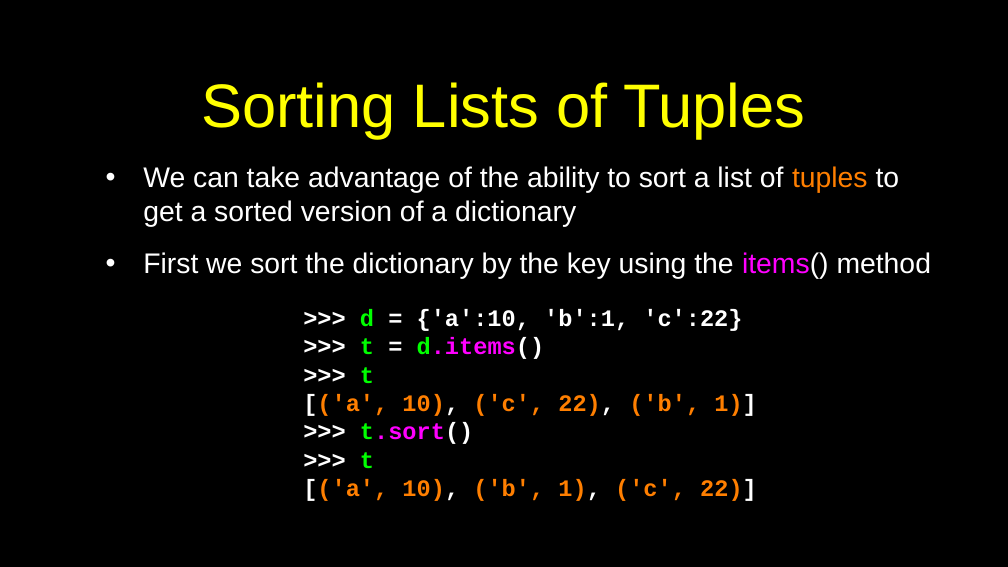
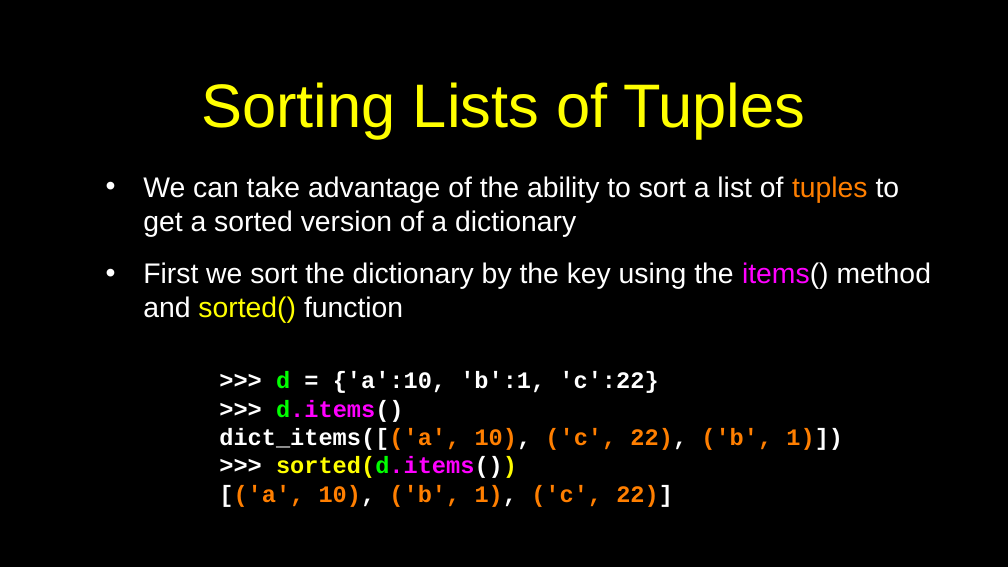
Before and after one commit to csev/py4e, a slide deck: slide 10 of lectures3/Pythonlearn-10-Tuples.pptx. Drawn at 1008x567 pixels with LibreOffice and Linux fonts; fonts in the diff are those of the drawing. Boxes give left, top, right and bottom in pixels: in the first picture for what was removed or moved away, otherwise in the second. Text is boxed around its words. In the diff, an @@ line names an element or a change of style, - is before the commit and + after.

Commit message:
Fix sorted()

```diff
--- a/lectures3/Pythonlearn-10-Tuples.pptx
+++ b/lectures3/Pythonlearn-10-Tuples.pptx
@@ text at (143, 262, 932, 323): text changed @@
-• First we sort the dictionary by the key using the items() method
+• First we sort the dictionary by the key using the items() method and sorted() function
@@ text ">>> d = {'a':10, 'b':1, ...": place and size @@
-text ">>> d = {'a':10, 'b':1, ..." at (303, 309, 757, 501)
+text ">>> d = {'a':10, 'b':1, ..." at (219, 371, 843, 507)
@@ text at (219, 400, 843, 478): text changed; text colour #FF7F00 to #FFFFFF @@
->>> t = d.items()
->>> t
-[('a', 10), ('c', 22), ('b', 1)]
->>> t.sort()
->>> t
+>>> d.items()
+dict_items([('a', 10), ('c', 22), ('b', 1)])
+>>> sorted(d.items())
```
Also in this commit, not shown: 4 other slides changed.
